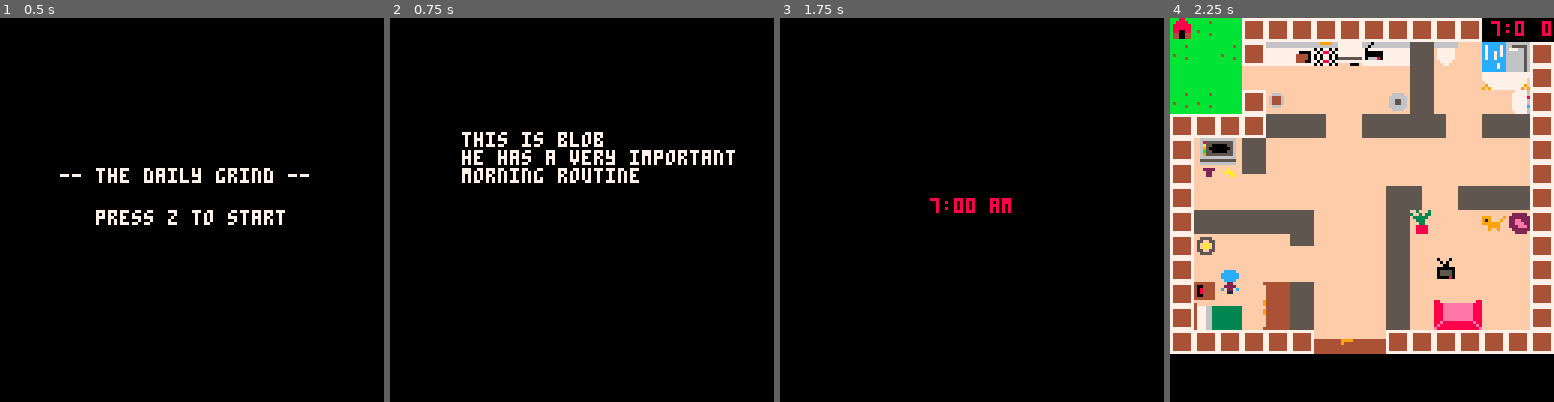
Above: before the commit, frames 1-4 (left to right).
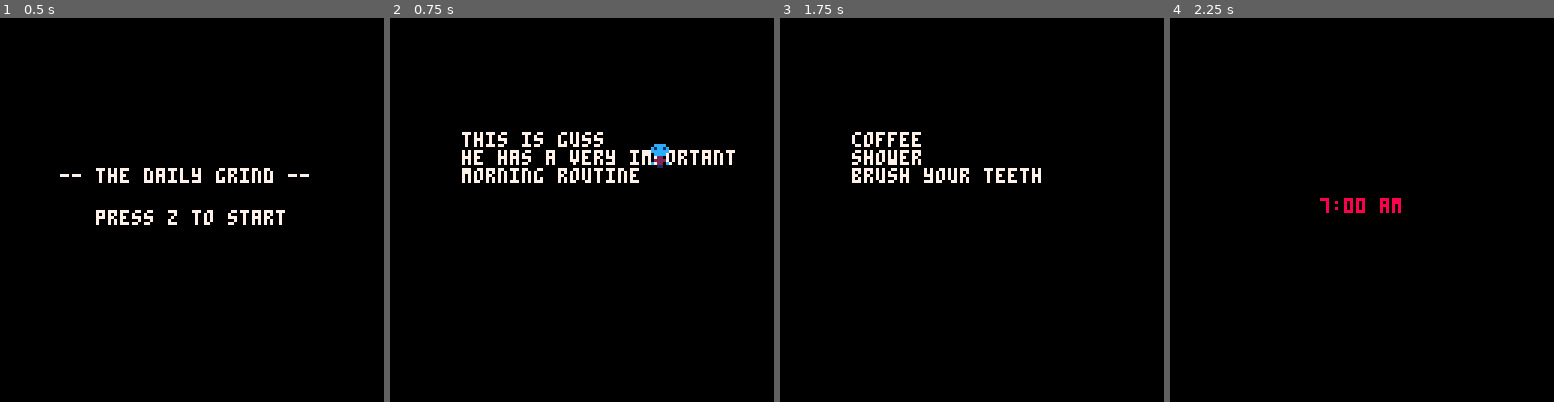
Above: after the commit, the same moments.

Repository: KTNelson/dailygrind-pico8
Game: PICO-8 cartridge dailygrind.p8
Two runs of this game, one before a commit and one after it. Both use one fixed random seed, a clock stepped at 60 frames per second and the inputs below.
Inputs:
- Up to frame 1 (0.5 s): tap X (X key) at 0.33 s
- Up to frame 2 (0.75 s): tap O (Z key) at 0.7 s
- Up to frame 3 (1.75 s): tap X (X key) at 1.07 s; hold Right from 1.6 s (still down); tap O (Z key) at 1.7 s
- Up to frame 4 (2.25 s): tap X (X key) at 1.85 s; release Right at 2.1 s; tap O (Z key) at 2.1 s; hold Up from 2.15 s (still down)

Frame 1 is identical in both runs. In frame 2, 0.3% of the frame differs, in the area x 43-73%, y 29-40%; in frame 3, 1.9%; in frame 4, 86%, in the area x 0-100%, y 0-88%.

Commit message:
bug fixes

Diff:
--- a/dailygrind.p8
+++ b/dailygrind.p8
@@ -218,7 +218,7 @@
   radio = make_task_sprite(8.5, 1.5, 25)
   init_tasks()
   init_dog_waypoints()
-  music(0, 1)
+  music(0, 7)
 end
 --------------------------------------- collision
 
@@ -351,42 +351,44 @@
 -----------------------------------------  tasks
 
 function try_do_task()
-play_task_sfx(current_task.name)
-  if current_task.type == "continuous" then
-    task_is_counting_up = true
-  end
-  if current_task.type == "one shot" then
-    if current_task.name == "feed your dog" then
-      dog_fed = true
-    end
-    if current_task.name == "turn on/off the radio" then
-      if btnp(5) then
-        if current_task.complete == false then
-          current_task.complete = true
-          radio.spr = 63
-          music(5)
-          current_task.task_skill -= 1
-        else
-          current_task.complete = false
-          radio.spr = 25
-          music(-1)
+  if current_task.complete == false then
+    play_task_sfx(current_task.name)
+    if current_task.type == "continuous" then
+      task_is_counting_up = true
+    end
+    if current_task.type == "one shot" then
+      if current_task.name == "feed your dog" then
+        dog_fed = true
+      end
+      if current_task.name == "turn on/off the radio" then
+        if btnp(5) then
+          if current_task.complete == false then
+            current_task.complete = true
+            radio.spr = 63
+            music(5, 7)
+            current_task.task_skill -= 1
+          else
+            current_task.complete = false
+            radio.spr = 25
+            music(-1)
+          end
         end
+      else
+        current_task.complete = true
+        current_task.task_skill -= 1
       end
-    else
-      current_task.complete = true
-      current_task.task_skill -= 1
-    end
-    if current_task.task_skill == 0 then
-      current_task.newly_skilled = true
-    end
-  end
-  if current_task.type == "set time" then
-    active_task_countdown = current_task.task_time
-    task_is_counting_down = true
-  end
-  if current_task.name == "go to work" then
-    tasks[11].days_since_completion = 0
-    gamestate = "result"
+      if current_task.task_skill == 0 then
+        current_task.newly_skilled = true
+      end
+    end
+    if current_task.type == "set time" then
+      active_task_countdown = current_task.task_time
+      task_is_counting_down = true
+    end
+    if current_task.name == "go to work" then
+      tasks[11].days_since_completion = 0
+      gamestate = "result"
+    end
   end
 end
 
@@ -480,17 +482,13 @@
       reset_game()
       gamestate = "game"
       music(-1)
-    end
-    if gamestate == "intro1" then
+    elseif gamestate == "intro1" then
       gamestate = "intro2"
-    end
-    if gamestate == "title" then
+    elseif gamestate == "title" then
       gamestate = "intro1"
-    end
-    if gamestate == "intro2" then
+    elseif gamestate == "intro2" then
       gamestate = "alarm"
-    end
-    if gamestate == "result" then
+    elseif gamestate == "result" then
       warning_index = 0
       gamestate = "alarm"
       sfx(0)
@@ -498,8 +496,8 @@
       if tsk.newly_skilled == true then
           tsk.newly_skilled = false
       end
-  end
-    end
+    end
+  end
 
   end
   if btnp(5) then
@@ -821,9 +819,10 @@
     end
     if gamestate == "intro1" then
       print("\
-      this is blob\
+      this is guss\
       he has a very important\
       morning routine", 0, 32, 7)
+      spr(50, 86, 42)
     end
     if gamestate == "intro2" then
       print("\
